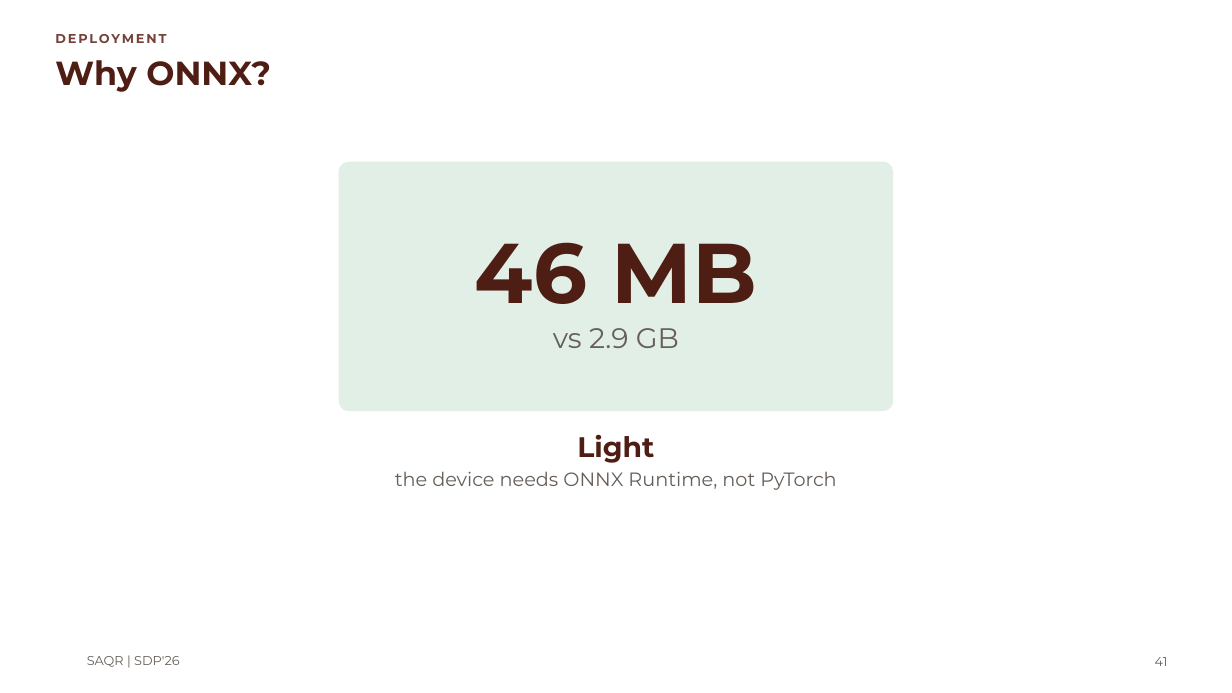
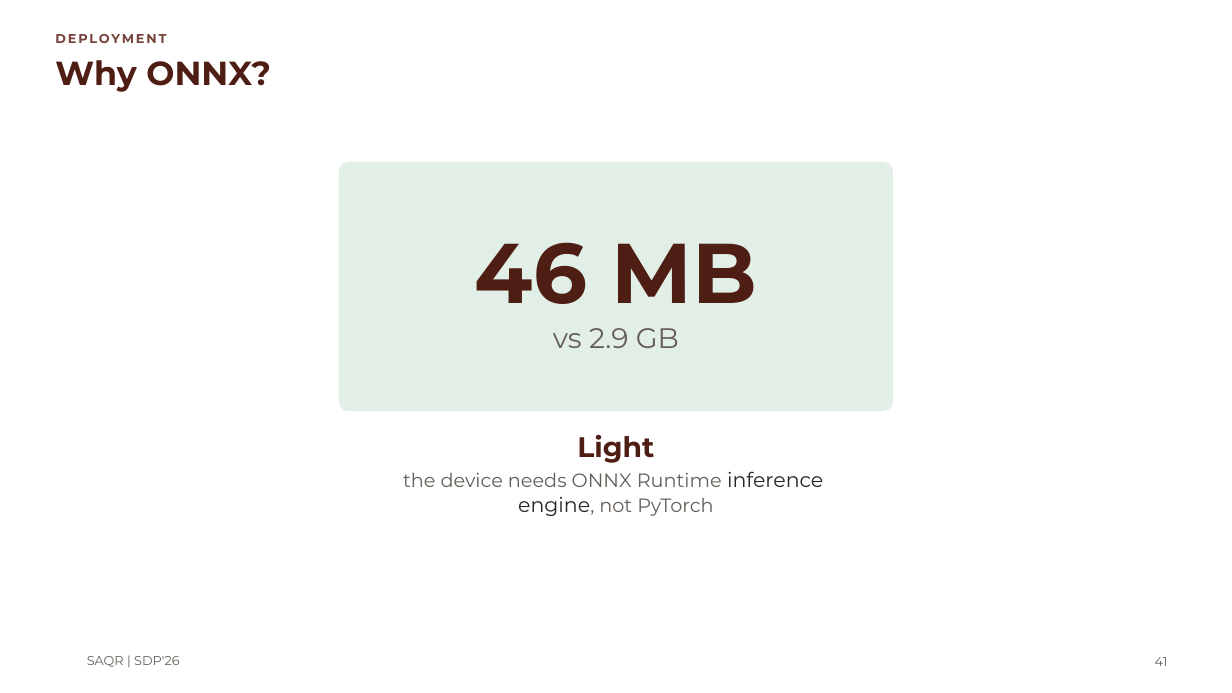
Before and after one commit to MASAR-AUS/SAQR, a slide deck: slide 41 of SAQR CMP490 Presentation.pptx. Drawn at 1232x693 pixels with LibreOffice and Linux fonts; fonts in the diff are those of the drawing; background and template pictures are left out. Boxes give left, top, right and bottom in pixels: in the first picture for what was removed or moved away, otherwise in the second. Text is boxed around its words. In the diff, an @@ line names an element or a change of style, - is before the commit and + after.

Commit message:
new ppt fixes

```diff
--- a/SAQR CMP490 Presentation.pptx
+++ b/SAQR CMP490 Presentation.pptx
@@ text "Light" moved from (x1=395, y1=434, x2=836, y2=490) to (x1=403, y1=434, x2=823, y2=516) @@
@@ text at (x1=403, y1=471, x2=823, y2=516): text changed @@
-the device needs ONNX Runtime, not PyTorch
+the device needs ONNX Runtime inference
+engine, not PyTorch
```
